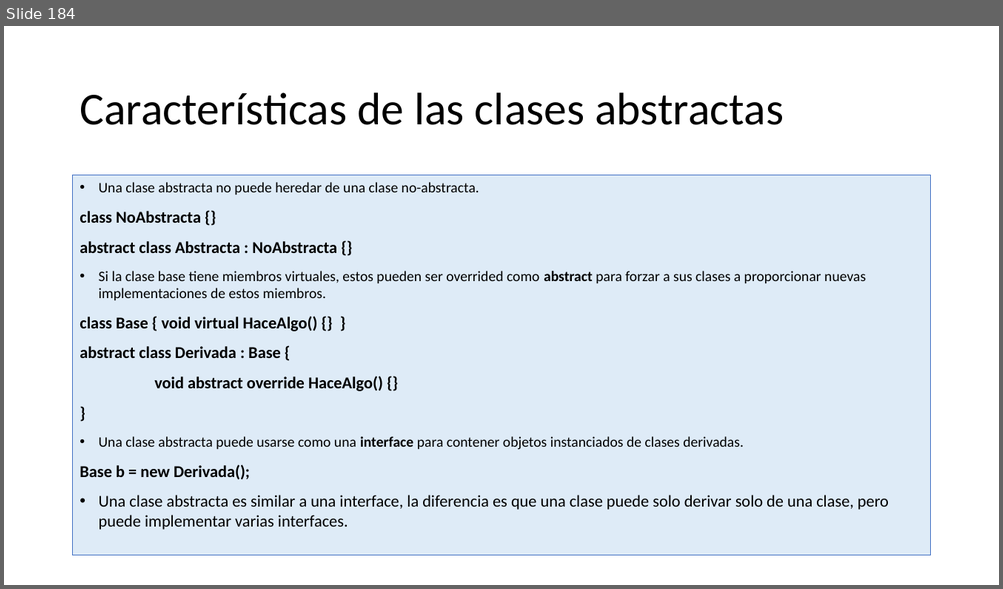
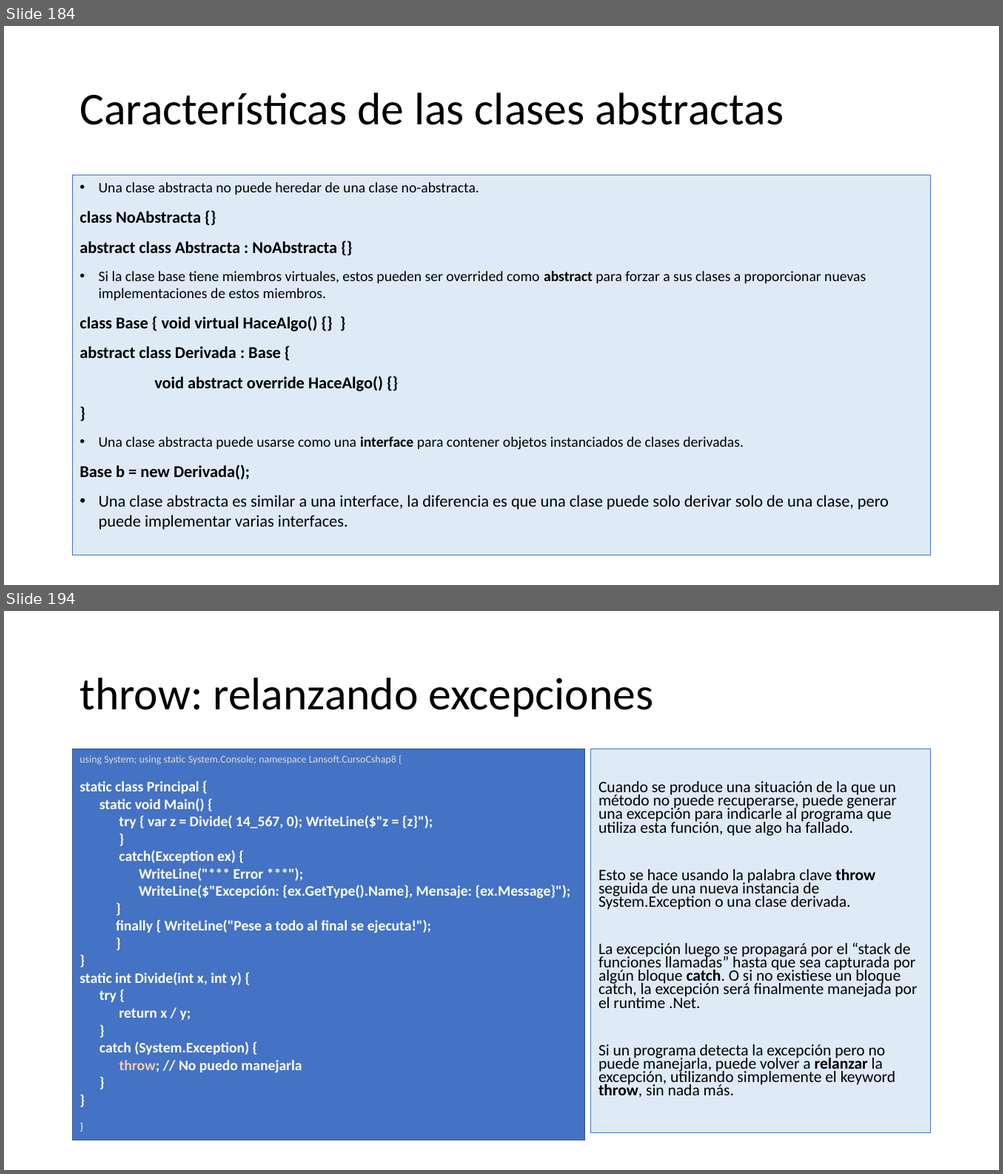
Before and after one commit to AlbertOsinaga/CursoCSharp__8, a slide deck: CSharpQuickReferencia.pptx. Shown one above the other, each under a label of ours: slide 184 before the commit, slides 184 and 194 after it; the slides between them are not shown. The pictures are 1003x589 and 1003x1174 pixels, drawn with LibreOffice and Linux fonts; fonts in the diff are those of the drawing. Boxes give left, top, right and bottom in pixels: in the first picture for what was removed or moved away, otherwise in the second. Text is boxed around its words. In the diff, an @@ line names an element or a change of style, - is before the commit and + after.

```diff
--- a/CSharpQuickReferencia.pptx
+++ b/CSharpQuickReferencia.pptx
@@ slide 194 added at [4, 611, 999, 1170], background #FFFFFF @@
@@ title added at [79, 678, 654, 717], 44 pt, text #000000 @@
+throw: relanzando excepciones
@@ rectangle added at [73, 749, 584, 1141], fill #4472C4, outline #325491 1 pt, 14 pt, text #FFFFFF, bold @@
+using System; using static System.Console; namespace Lansoft.CursoCshap8 {
+static class Principal {
+static void Main() {
+try { var z = Divide( 14_567, 0); WriteLine($"z = {z}");
+}
+catch(Exception ex) {
+WriteLine("*** Error ***");
+WriteLine($"Excepción: {ex.GetType().Name}, Mensaje: {ex.Message}");
+}
+finally { WriteLine("Pese a todo al final se ejecuta!");
+}
+}
+static int Divide(int x, int y) {
+try {
+return x / y;
+}
+catch (System.Exception) {
+throw; // No puedo manejarla
+}
+}
+}
@@ text added at [591, 749, 930, 1133], fill #DEEBF7, outline #4472C4 0.75 pt, 15.4 pt, text #000000 @@
+Cuando se produce una situación de la que un método no puede recuperarse, puede generar una excepción para indicarle al programa que utiliza esta función, que algo ha fallado.
+Esto se hace usando la palabra clave throw seguida de una nueva instancia de System.Exception o una clase derivada.
+La excepción luego se propagará por el “stack de funciones llamadas” hasta que sea capturada por algún bloque catch. O si no existiese un bloque catch, la excepción será finalmente manejada por el runtime .Net.
+Si un programa detecta la excepción pero no puede manejarla, puede volver a relanzar la excepción, utilizando simplemente el keyword throw, sin nada más.
```
Also in this commit, not shown: 1 slide changed, 14 other slides added, 23 other files.
